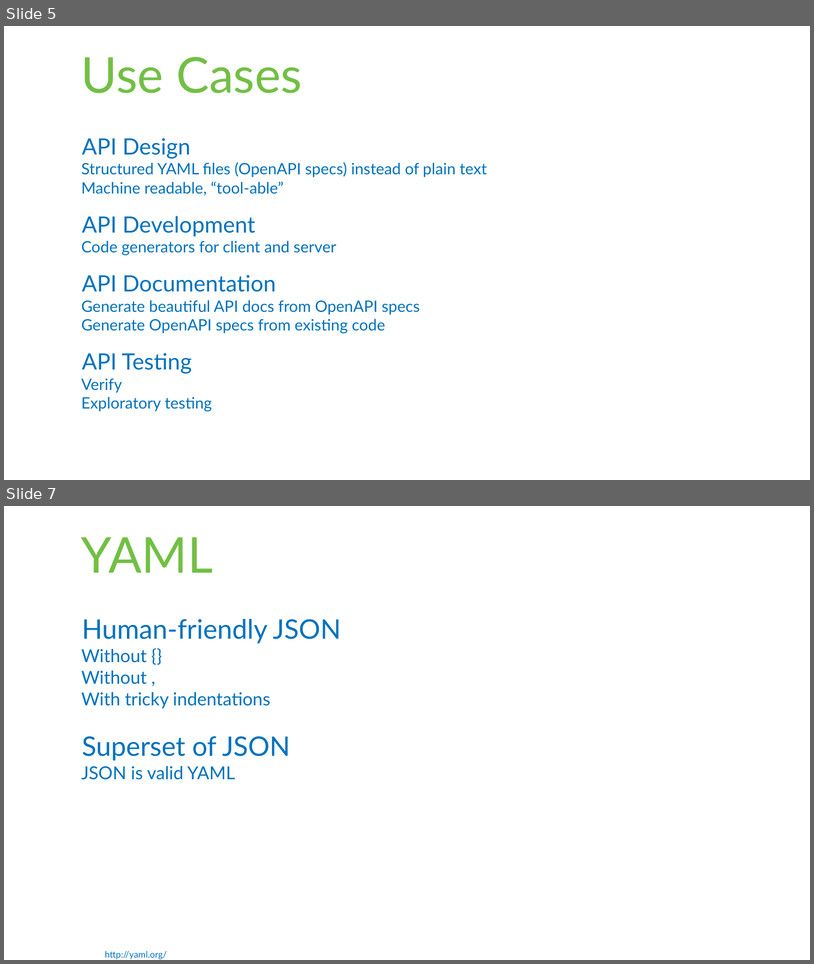
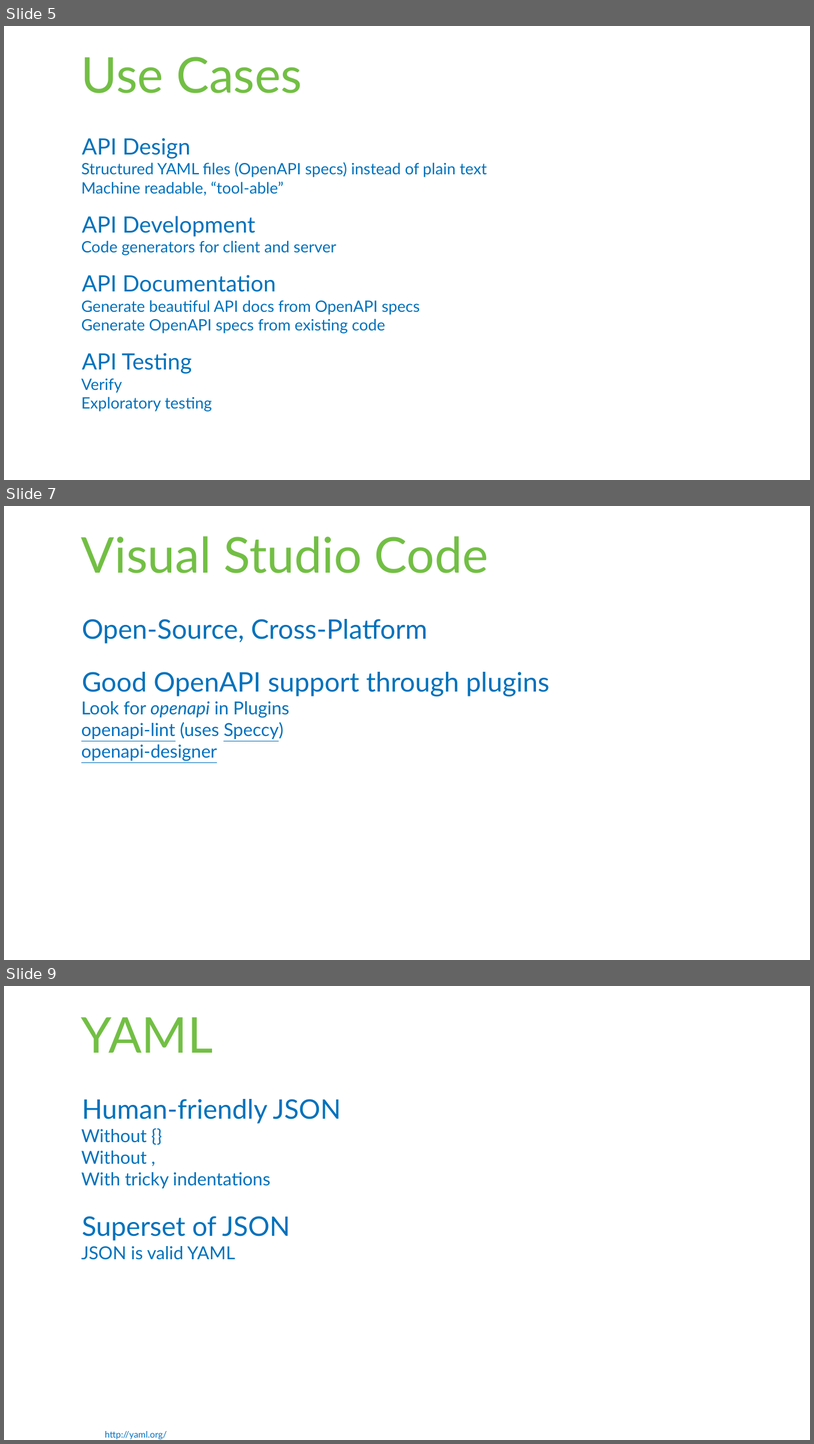
Before and after one commit to rstropek/Samples, a slide deck: Swagger/Swagger-Workshop.pptx. Shown one above the other, each under a label of ours: slides 5 and 7 before the commit, slides 5, 7 and 9 after it; the slides between them are not shown. The pictures are 814x964 and 814x1444 pixels, drawn with LibreOffice and Linux fonts; fonts in the diff are those of the drawing. Boxes give left, top, right and bottom in pixels: in the first picture for what was removed or moved away, otherwise in the second. Text is boxed around its words. In the diff, an @@ line names an element or a change of style, - is before the commit and + after.

```diff
--- a/Swagger/Swagger-Workshop.pptx
+++ b/Swagger/Swagger-Workshop.pptx
@@ slide 7 added at (x1=4, y1=506, x2=810, y2=960), background #FFFFFF @@
@@ title added at (x1=81, y1=536, x2=489, y2=573), 44 pt, text #72BF44 @@
+Visual Studio Code
@@ text added at (x1=81, y1=619, x2=549, y2=761), 16 pt, text #0071BC @@
+Open-Source, Cross-Platform
+Good OpenAPI support through plugins
+  Look for openapi in Plugins
+  openapi-lint (uses Speccy)
+  openapi-designer
@@ what was slide 7 is now slide 9 @@
```
Also in this commit, not shown: 4 slides changed, 1 other slide added.
